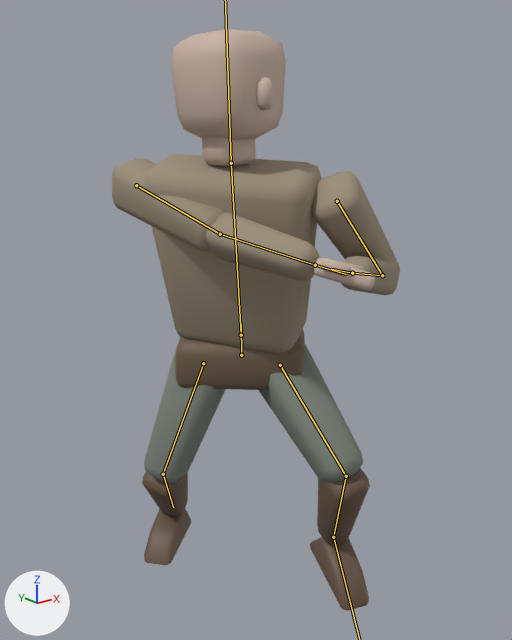
A saved change to the FBX model Phase1_CombatAssets/export/fbx/ANIM_Sword_Attack_HorizontalLR.fbx.
Before and after are seen from a 50 mm camera at (-0.0371, -0.0496, 0.0453) aimed at (-0.0003, -0.0037, 0.0269). Every picture has the same lights, and +X, +Y and +Z are marked at lower left. The older version comes first. Both versions are drawn at frame 19 of the action 'Sword_Attack_HorizontalLR'; the numbers are the values there. The bones that change are drawn over the model as lines.

In view in the first picture: 'Head_Geo', 'LeftFoot_Geo', 'LeftHand_Geo', 'LeftLowerArm_Geo', 'LeftLowerLeg_Geo', 'LeftUpperArm_Geo', 'LeftUpperLeg_Geo', 'LowerTorso_Geo', 'RightFoot_Geo', 'RightHand_Geo', 'RightLowerArm_Geo', 'RightLowerLeg_Geo', 'RightUpperArm_Geo', 'RightUpperLeg_Geo', 'UpperTorso_Geo'.
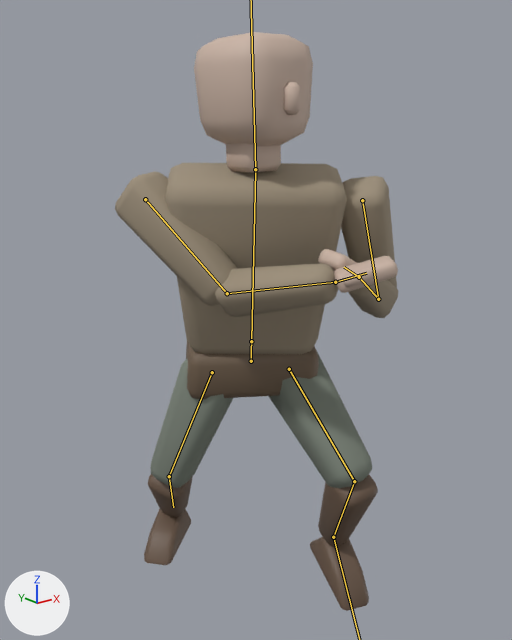
Changed parts and their boxes (x1, y1, x2, y2) in the pictures (512 x 640 px):
```json
{"object": "UpperTorso_Geo", "change": "posed", "before": [143, 154, 322, 353], "after": [165, 163, 347, 354]}
{"object": "Head_Geo", "change": "posed", "before": [171, 29, 286, 166], "after": [194, 32, 313, 173]}
{"object": "RightLowerArm_Geo", "change": "posed", "before": [206, 212, 320, 281], "after": [215, 263, 338, 317], "on screen": "8% wider, 21% shorter"}
{"object": "RightUpperArm_Geo", "change": "posed", "before": [112, 158, 224, 251], "after": [115, 171, 237, 306], "on screen": "9% wider, 45% taller"}
{"object": "LeftUpperLeg_Geo", "change": "posed", "before": [259, 344, 363, 483], "after": [269, 350, 372, 488]}
{"object": "LowerTorso_Geo", "change": "posed", "before": [175, 329, 305, 390], "after": [186, 341, 319, 399]}
{"object": "RightUpperLeg_Geo", "change": "posed", "before": [144, 353, 226, 483], "after": [150, 359, 233, 488]}
{"object": "LeftUpperArm_Geo", "change": "posed", "before": [311, 171, 397, 263], "after": [341, 176, 397, 288], "on screen": "34% narrower, 22% taller"}
{"object": "LeftLowerLeg_Geo", "change": "posed", "before": [317, 468, 370, 546], "after": [318, 474, 378, 546], "on screen": "13% wider, 8% shorter"}
{"object": "LeftLowerArm_Geo", "change": "posed", "before": [341, 256, 400, 295], "after": [348, 279, 398, 318]}
{"object": "RightHand_Geo", "change": "posed", "before": [314, 258, 375, 290], "after": [334, 256, 398, 293], "on screen": "15% taller"}
{"object": "RightLowerLeg_Geo", "change": "posed", "before": [142, 471, 188, 517], "after": [148, 474, 193, 517], "on screen": "6% shorter"}
{"object": "LeftHand_Geo", "change": "posed", "before": [315, 260, 364, 275], "after": [318, 249, 367, 287], "on screen": "mostly hidden before"}
{"bone": "LowerTorso", "before": "(241, 355) to (241, 324)", "after": "(251, 361) to (251, 330)"}
{"bone": "UpperTorso", "before": "(241, 335) to (231, 163)", "after": "(251, 341) to (255, 170)"}
{"bone": "LeftUpperArm", "before": "(337, 201) to (382, 275)", "after": "(362, 200) to (378, 299)"}
{"bone": "LeftLowerArm", "before": "(382, 275) to (352, 273)", "after": "(378, 299) to (359, 277)"}
{"bone": "LeftHand", "before": "(352, 273) to (331, 269)", "after": "(359, 277) to (344, 267)"}
{"bone": "RightUpperArm", "before": "(136, 185) to (220, 234)", "after": "(145, 199) to (227, 293)"}
{"bone": "RightLowerArm", "before": "(220, 234) to (315, 265)", "after": "(227, 293) to (335, 282)"}
{"bone": "RightHand", "before": "(315, 265) to (345, 274)", "after": "(335, 282) to (366, 273)"}
{"bone": "LeftUpperLeg", "before": "(280, 365) to (346, 476)", "after": "(289, 369) to (354, 481)"}
{"bone": "LeftLowerLeg", "before": "(346, 476) to (333, 537)", "after": "(354, 481) to (333, 537)"}
{"bone": "RightUpperLeg", "before": "(203, 363) to (163, 474)", "after": "(212, 372) to (169, 476)"}
{"bone": "RightLowerLeg", "before": "(163, 474) to (173, 507)", "after": "(169, 476) to (173, 507)"}
```

The change, as JSON lines over the scene's bpy script:
```json
{"block": "bone_lowertorso", "where": "bone_lowertorso = bpy.data.objects['R15_Rig'].pose.bones['LowerTorso']  # child of 'HumanoidRootNode'"}
{"op": "set", "path": "bone_lowertorso.location", "old": "(0.0, -0.36, -0.12)", "new": "(0.0, -0.38, -0.26)"}
{"op": "set", "path": "bone_lowertorso.rotation_quaternion", "old": "(0.931, -0.065, -0.357, -0.025)", "new": "(0.958, -0.075, -0.275, -0.022)", "note": "degrees (-8, -42, 0) -> degrees (-9, -32, 0)"}
{"block": "bone_uppertorso", "where": "bone_uppertorso = bpy.data.objects['R15_Rig'].pose.bones['UpperTorso']  # child of 'LowerTorso'"}
{"op": "set", "path": "bone_uppertorso.rotation_quaternion", "old": "(0.991, -0.052, -0.122, -0.006)", "new": "(0.998, -0.061, -0.035, -0.002)", "note": "degrees (-6, -14, 0) -> degrees (-7, -4, 0)"}
{"block": "bone_head", "where": "bone_head = bpy.data.objects['R15_Rig'].pose.bones['Head']  # child of 'UpperTorso'"}
{"op": "set", "path": "bone_head.rotation_quaternion", "old": "(0.86, 0.129, 0.493, 0.035)", "new": "(0.93, 0.153, 0.332, 0.034)", "note": "degrees (28, 57, 20) -> degrees (23, 37, 12)"}
{"block": "bone_leftupperarm", "where": "bone_leftupperarm = bpy.data.objects['R15_Rig'].pose.bones['LeftUpperArm']  # child of 'UpperTorso'"}
{"op": "set", "path": "bone_leftupperarm.rotation_quaternion", "old": "(0.956, 0.208, -0.076, -0.192)", "new": "(0.981, 0.047, 0.138, -0.124)", "note": "degrees (25, -4, -24) -> degrees (4, 16, -14)"}
{"block": "bone_leftlowerarm", "where": "bone_leftlowerarm = bpy.data.objects['R15_Rig'].pose.bones['LeftLowerArm']  # child of 'LeftUpperArm'"}
{"op": "set", "path": "bone_leftlowerarm.rotation_quaternion", "old": "(0.304, -0.923, -0.073, 0.223)", "new": "(0.349, -0.905, -0.088, 0.227)", "note": "degrees (-140, 22, 17) -> degrees (-134, 20, 20)"}
{"block": "bone_lefthand", "where": "bone_lefthand = bpy.data.objects['R15_Rig'].pose.bones['LeftHand']  # child of 'LeftLowerArm'"}
{"op": "set", "path": "bone_lefthand.rotation_quaternion", "old": "(0.663, 0.175, -0.704, 0.185)", "new": "(0.704, 0.132, -0.686, 0.128)", "note": "degrees (29, -94, 1) -> degrees (21, -88, 0)"}
{"block": "bone_rightupperarm", "where": "bone_rightupperarm = bpy.data.objects['R15_Rig'].pose.bones['RightUpperArm']  # child of 'UpperTorso'"}
{"op": "set", "path": "bone_rightupperarm.rotation_quaternion", "old": "(0.643, -0.544, -0.421, -0.337)", "new": "(0.755, -0.45, -0.451, -0.157)", "note": "degrees (-83, -65, 3) -> degrees (-71, -55, 17)"}
{"block": "bone_rightlowerarm", "where": "bone_rightlowerarm = bpy.data.objects['R15_Rig'].pose.bones['RightLowerArm']  # child of 'RightUpperArm'"}
{"op": "set", "path": "bone_rightlowerarm.rotation_quaternion", "old": "(0.966, -0.098, 0.237, -0.024)", "new": "(0.85, -0.452, 0.238, -0.127)", "note": "degrees (-13, 27, -6) -> degrees (-60, 17, -27)"}
{"block": "bone_righthand", "where": "bone_righthand = bpy.data.objects['R15_Rig'].pose.bones['RightHand']  # child of 'RightLowerArm'"}
{"op": "set", "path": "bone_righthand.rotation_quaternion", "old": "(0.922, 0.26, 0.278, -0.078)", "new": "(0.807, 0.234, 0.521, -0.152)", "note": "degrees (31, 34, 0) -> degrees (32, 66, 0)"}
{"block": "bone_leftupperleg", "where": "bone_leftupperleg = bpy.data.objects['R15_Rig'].pose.bones['LeftUpperLeg']  # child of 'LowerTorso'"}
{"op": "set", "path": "bone_leftupperleg.rotation_quaternion", "old": "(0.862, -0.414, -0.216, -0.195)", "new": "(0.873, -0.439, -0.147, -0.156)", "note": "degrees (-48, -32, -11) -> degrees (-52, -23, -9)"}
{"block": "bone_leftlowerleg", "where": "bone_leftlowerleg = bpy.data.objects['R15_Rig'].pose.bones['LeftLowerLeg']  # child of 'LeftUpperLeg'"}
{"op": "set", "path": "bone_leftlowerleg.rotation_quaternion", "old": "(0.806, 0.592, 0.0, 0.0)", "new": "(0.786, 0.618, 0.0, 0.0)", "note": "degrees (73, 0, 0) -> degrees (76, 0, 0)"}
{"block": "bone_leftfoot", "where": "bone_leftfoot = bpy.data.objects['R15_Rig'].pose.bones['LeftFoot']  # child of 'LeftLowerLeg'"}
{"op": "set", "path": "bone_leftfoot.rotation_quaternion", "old": "(0.987, 0.089, -0.012, -0.131)", "new": "(0.985, 0.125, 0.005, -0.123)", "note": "degrees (10, 0, -15) -> degrees (14, 2, -14)"}
{"block": "bone_rightupperleg", "where": "bone_rightupperleg = bpy.data.objects['R15_Rig'].pose.bones['RightUpperLeg']  # child of 'LowerTorso'"}
{"op": "set", "path": "bone_rightupperleg.rotation_quaternion", "old": "(0.966, -0.154, 0.134, 0.155)", "new": "(0.956, -0.081, 0.224, 0.173)", "note": "degrees (-16, 18, 16) -> degrees (-5, 27, 19)"}
{"block": "bone_rightlowerleg", "where": "bone_rightlowerleg = bpy.data.objects['R15_Rig'].pose.bones['RightLowerLeg']  # child of 'RightUpperLeg'"}
{"op": "set", "path": "bone_rightlowerleg.rotation_quaternion", "old": "(0.902, 0.433, 0.0, 0.0)", "new": "(0.927, 0.374, 0.0, 0.0)", "note": "degrees (51, 0, 0) -> degrees (44, 0, 0)"}
```
